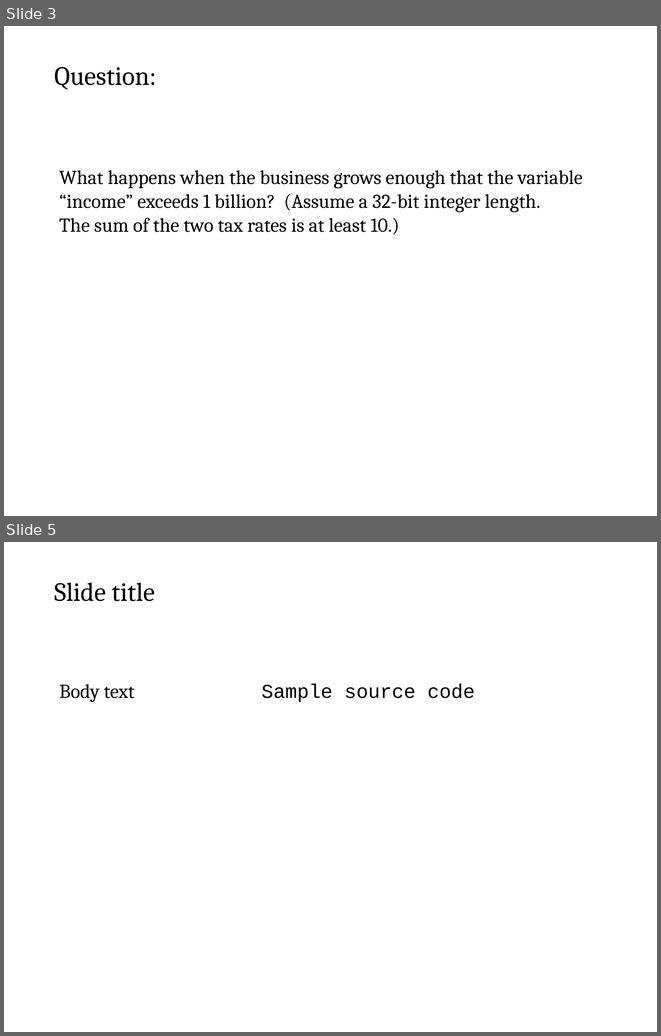
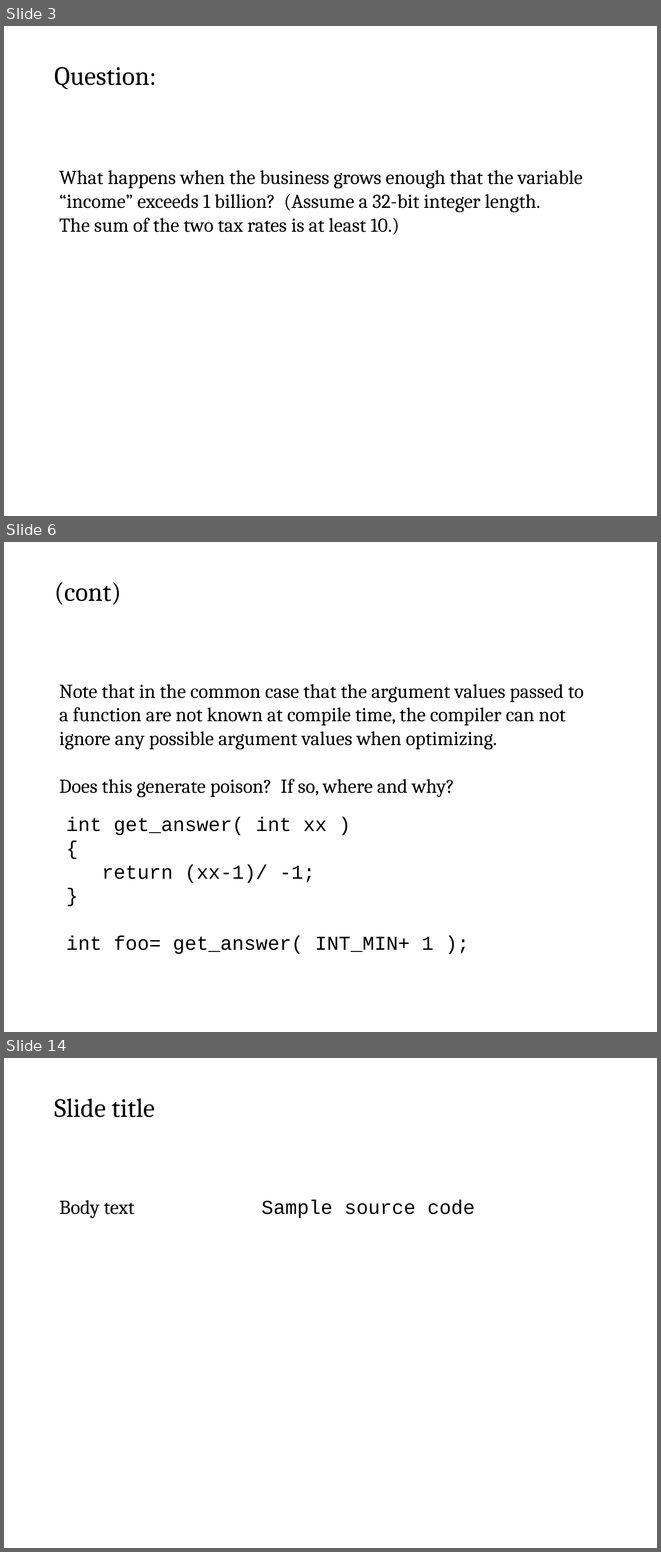
Before and after one commit to cschreiner/lli_undef_fix_admin, a slide deck: doc/poster/2015feb_grad_visit.draft.odp. Shown one above the other, each under a label of ours: slides 3 and 5 before the commit, slides 3, 6 and 14 after it; the slides between them are not shown. The pictures are 661x1036 and 661x1552 pixels, drawn with LibreOffice and Linux fonts; fonts in the diff are those of the drawing. Boxes give left, top, right and bottom in pixels: in the first picture for what was removed or moved away, otherwise in the second. Text is boxed around its words. In the diff, an @@ line names an element or a change of style, - is before the commit and + after.

Commit message:
finished transcribing text from the textual draft

```diff
--- a/doc/poster/2015feb_grad_visit.draft.odp
+++ b/doc/poster/2015feb_grad_visit.draft.odp
@@ slide 6 added at [4, 542, 657, 1032], background #FFFFFF @@
@@ text added at [54, 582, 122, 605], 32 pt, text #000000 @@
+(cont)
@@ text added at [59, 684, 584, 797], 24 pt, text #000000 @@
+Note that in the common case that the argument values passed to
+a function are not known at compile time, the compiler can not
+ignore any possible argument values when optimizing.
+Does this generate poison? If so, where and why?
@@ text added at [66, 817, 433, 954], 24 pt, text #000000 @@
+int get_answer( int xx )
+{
+return (xx-1)/ -1;
+}
+int foo= get_answer( INT_MIN+ 1 );
@@ what was slide 5 is now slide 14 @@
```
Also in this commit, not shown: 1 slide changed, 8 other slides added.
